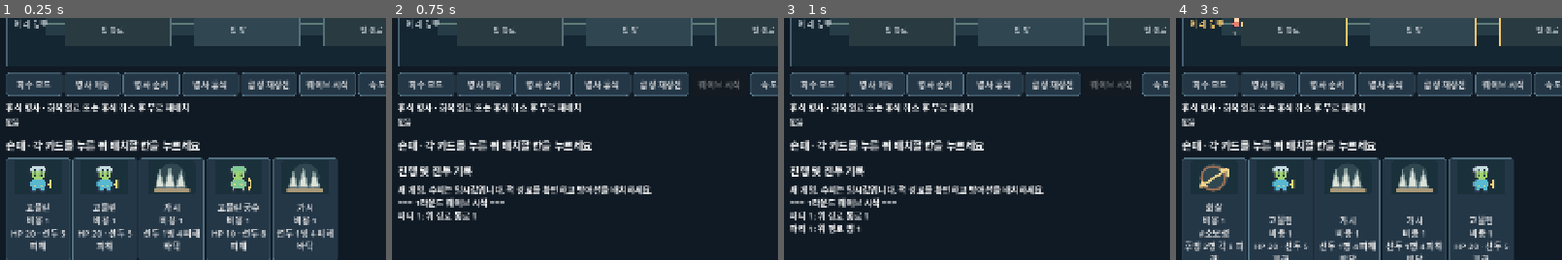
Above: before the commit, frames 1-4 (left to right).
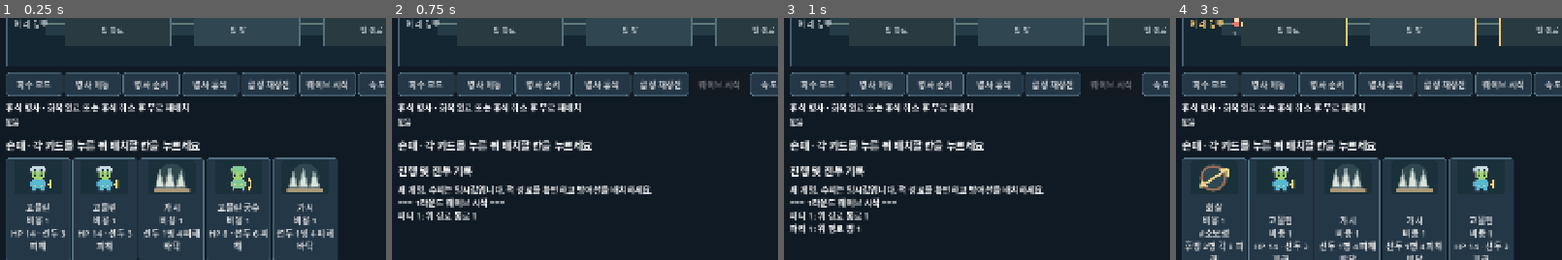
Above: after the commit, the same moments.

Repository: m16sk69-byte/DECK-BUILDING
Game: Godot game, scene res://main.tscn
Same seed, same stepped clock (60 frames per second), same inputs: the game is played once before the commit and once after it.
Inputs:
- Up to frame 1 (0.25 s): no input
- Up to frame 2 (0.75 s): click "웨이브 시작" at 0.5 s
- Up to frame 3 (1 s): no input
- Up to frame 4 (3 s): click "새 게임" at 1.25 s; click "웨이브 시작" at 2 s; click "새 게임" at 2.75 s
The pictures show only the part of the screen within x 0-50%, y 50-100%; the shares and areas given below are measured in that part.

The runs differ from the first frame. In frame 1, 0.6% of the frame differs, in the area x 6-70%, y 87-97%; in frame 2, nothing differs; in frame 3, nothing differs; in frame 4, less than 0.1%.

Commit message:
Rebalance goblins and remove test archer card

Diff:
--- a/check_prototype.gd
+++ b/check_prototype.gd
@@ -11,9 +11,9 @@
 	assert(game.hand.size() == 5)
 	assert(game.deck.size() == 10)
 	assert(game.gold == 30)
-	assert(game.card_icons.size() == 10 and game.music_player.stream != null)
-	assert(game.CARDS["고블린"].hp == 20 and game.CARDS["고블린"].attack == 5 and game.CARDS["고블린"].cost == 1)
-	assert(game.CARDS["고블린 궁수"].hp == 10 and game.CARDS["고블린 궁수"].attack == 8 and game.CARDS["고블린 궁수"].cost == 1)
+	assert(game.card_icons.size() == 9 and game.music_player.stream != null)
+	assert(game.CARDS["고블린"].hp == 14 and game.CARDS["고블린"].attack == 3 and game.CARDS["고블린"].cost == 1)
+	assert(game.CARDS["고블린 궁수"].hp == 8 and game.CARDS["고블린 궁수"].attack == 6 and game.CARDS["고블린 궁수"].cost == 1)
 	assert(game.CARDS["오크"].hp == 30 and game.CARDS["오크"].attack == 5 and game.CARDS["오크"].cost == 2 and game.CARDS["오크"].front_only)
 	game._toggle_music()
 	assert(not game.music_enabled)
@@ -178,7 +178,7 @@
 	game._new_game()
 	game.lanes[0].rooms[0].append_array([{"name":"고블린", "hp":20, "max_hp":20}, {"name":"고블린", "hp":20, "max_hp":20}])
 	game.log_lines.clear()
-	game._fight({"lane":0, "units":[{"name":"적", "hp":10, "attack":99}]}, 0)
+	game._fight({"lane":0, "units":[{"name":"적", "hp":6, "attack":99}]}, 0)
 	assert(game.lanes[0].rooms[0].size() == 2)
 	assert(not game.log_lines.any(func(line): return line.begins_with("적 →")))
 	# The swordsman gains +5 before attacks 2, 4 and 6, retaining the bonus.
@@ -247,7 +247,7 @@
 	assert(game.reserves.is_empty() and survivor.hp == 13)
 	game._set_mode("rest")
 	game._soldier_pressed(1, 0, 0)
-	var nearly_full = {"name":"궁수", "hp":15, "max_hp":16, "placed_round":1}
+	var nearly_full = {"name":"마법사", "hp":13, "max_hp":14, "placed_round":1}
 	game.reserves.append({"soldier":nearly_full, "ready_round":3, "healed":false})
 	game.speed = 0.001
 	game.parties = [{"lane":0, "units":[{"name":"적", "hp":1, "attack":1}], "pos":-1, "done":false}]
@@ -255,7 +255,7 @@
 	game._start_wave()
 	while game.phase == "웨이브": await create_timer(0.01).timeout
 	assert(game.phase == "이벤트" and game.reserves[0].healed and survivor.hp == 21)
-	assert(game.reserves[1].healed and nearly_full.hp == 16)
+	assert(game.reserves[1].healed and nearly_full.hp == 14)
 	assert(game.lanes[1].rooms[0].is_empty() and game.deck.size() == before)
 	game._choose_event("leave")
 	assert(game.round_number == 3)
@@ -298,7 +298,7 @@
 	game.parties = [{"lane":0, "units":[{"name":"적", "hp":10, "max_hp":10, "attack":1}], "pos":-1, "done":false}]
 	game._start_wave()
 	while game.phase == "웨이브": await create_timer(0.01).timeout
-	assert(game.round_number == 2 and game.lanes[0].rooms[0][0].hp == 23)
+	assert(game.round_number == 2 and game.lanes[0].rooms[0][0].hp == 21)
 	# Starting a new game during the animated fight must cancel the old wave.
 	game._new_game()
 	game.speed = 0.02
@@ -458,6 +458,7 @@
 	var size_before_transform: int = game.deck.size()
 	game.card_defs["시험 키메라"] = game.card_defs["고블린"].duplicate(true)
 	assert(game._card_transform_candidates(old_name).has("시험 키메라"))
+	assert(not game.CARDS.has("궁수") and not game._card_transform_candidates(old_name).has("궁수"))
 	game.card_defs.erase("시험 키메라")
 	game._start_card_event()
 	game._select_event_card(old_id)
@@ -470,28 +471,28 @@
 	assert(not game._eligible_events(game.round_number).has(game.MADNESS_EVENT))
 	game.round_number = 10
 	assert(game._eligible_events(game.round_number).has(game.MADNESS_EVENT))
-	var field_soldier := {"name":"고블린", "hp":13, "max_hp":20}
-	var resting_soldier := {"name":"고블린 궁수", "hp":3, "max_hp":10}
+	var field_soldier := {"name":"고블린", "hp":13, "max_hp":14}
+	var resting_soldier := {"name":"고블린 궁수", "hp":3, "max_hp":8}
 	game.lanes[0].rooms[0].append(field_soldier)
 	game.reserves.append({"soldier":resting_soldier, "ready_round":11, "healed":false})
 	game._gain_madness_relic()
-	assert(field_soldier.hp == 10 and field_soldier.max_hp == 10)
-	assert(resting_soldier.hp == 3 and resting_soldier.max_hp == 5)
-	assert(game._soldier_stats("고블린").hp == 10 and game._soldier_stats("고블린").attack == 15)
+	assert(field_soldier.hp == 7 and field_soldier.max_hp == 7)
+	assert(resting_soldier.hp == 3 and resting_soldier.max_hp == 4)
+	assert(game._soldier_stats("고블린").hp == 7 and game._soldier_stats("고블린").attack == 10)
 	game._gain_madness_relic()
-	assert(field_soldier.max_hp == 10)
+	assert(field_soldier.max_hp == 7)
 	game.log_lines.clear()
 	game._fight({"lane":0, "units":[{"name":"적", "hp":16, "attack":0}]}, 0)
-	assert(game.log_lines.any(func(line): return line.begins_with("고블린 → 적 15 피해")))
+	assert(game.log_lines.any(func(line): return line.begins_with("고블린 → 적 10 피해")))
 	game._add_card("고블린")
 	var new_soldier_card: Dictionary = game.deck[-1]
 	game.discard_pile.erase(new_soldier_card)
 	game.hand.append(new_soldier_card)
 	game._select_card(game.hand.find(new_soldier_card))
 	game._slot_pressed(1, 0, true)
-	assert(game.lanes[1].rooms[0][0].max_hp == 10)
+	assert(game.lanes[1].rooms[0][0].max_hp == 7)
 	game.card_defs["고블린"].hp = 15
-	assert(game._soldier_stats("고블린").hp == 8 and game._soldier_stats("고블린").attack == 12)
+	assert(game._soldier_stats("고블린").hp == 8 and game._soldier_stats("고블린").attack == 10)
 	# The boss relic changes maximum cost and the next round's draw.
 	game._new_game()
 	game._discard_hand()
@@ -558,6 +559,7 @@
 	# Poison hits before actions; bleed adds damage without recursively triggering itself.
 	game._new_game()
 	game.card_defs["상태이상 병사"] = game.card_defs["고블린"].duplicate(true)
+	game.card_defs["상태이상 병사"]["attack"] = 5
 	game.card_defs["상태이상 병사"]["poison"] = 5
 	game.card_defs["상태이상 병사"]["bleed"] = 3
 	var status_ally := {"name":"상태이상 병사", "hp":20, "max_hp":20}
@@ -576,6 +578,7 @@
 	assert(stacking_enemy.hp == 71 and stacking_enemy.poison == 10 and stacking_enemy.bleed == 6)
 	game._new_game()
 	game.card_defs["독 병사"] = game.card_defs["고블린"].duplicate(true)
+	game.card_defs["독 병사"]["attack"] = 5
 	game.card_defs["독 병사"]["poison"] = 5
 	var poison_ally := {"name":"독 병사", "hp":20, "max_hp":20}
 	var poison_enemy := {"name":"적", "hp":10, "attack":99}
--- a/main.gd
+++ b/main.gd
@@ -5,12 +5,11 @@
 	"가시": {"type":"trap", "slot":"바닥", "cost":1, "damage":4, "consumable":false, "description":"선두 1명 4 피해"},
 	"화살": {"type":"trap", "slot":"벽", "cost":1, "damage":8, "consumable":true, "description":"#소모성\n후방 2명 각 8 피해"},
 	"낙석": {"type":"trap", "slot":"천장", "cost":2, "damage":8, "consumable":true, "description":"#소모성\n적 전체 각 8 피해"},
-	"고블린": {"type":"soldier", "cost":1, "hp":20, "attack":5, "description":"HP 20 · 선두 5 피해"},
-	"고블린 궁수": {"type":"soldier", "cost":1, "hp":10, "attack":8, "description":"HP 10 · 선두 8 피해"},
+	"고블린": {"type":"soldier", "cost":1, "hp":14, "attack":3, "description":"HP 14 · 선두 3 피해"},
+	"고블린 궁수": {"type":"soldier", "cost":1, "hp":8, "attack":6, "description":"HP 8 · 선두 6 피해"},
 	"언데드 골렘": {"type":"soldier", "cost":3, "hp":30, "attack":4, "regen":10, "description":"HP 30 · 공격 4\n#재생10"},
 	"오크": {"type":"soldier", "cost":2, "hp":30, "attack":5, "front_only":true, "description":"HP 30 · 공격 5\n선두 고정"},
 	"녹티스": {"type":"soldier", "cost":2, "hp":20, "attack":8, "unique":true, "lifesteal":3, "description":"HP 20 · 공격 8\n#고유 #흡혈3"},
-	"궁수": {"type":"soldier", "cost":1, "hp":16, "attack":7, "description":"HP 16 · 선두 7 피해"},
 	"마법사": {"type":"soldier", "cost":2, "hp":14, "attack":4, "area_attack":true, "description":"HP 14 · 전체 4 피해"},
 }
 const ENEMY_TYPES = {
@@ -100,7 +99,7 @@
 		if image.load_svg_from_string(svg) == OK:
 			card_icons[card_name] = ImageTexture.create_from_image(image)
 	var pixel_art = preload("res://pixel_characters.gd")
-	for kind in ["궁수", "마법사", "고블린", "고블린 궁수", "언데드 골렘", "오크", "녹티스"]:
+	for kind in ["마법사", "고블린", "고블린 궁수", "언데드 골렘", "오크", "녹티스"]:
 		card_icons[kind] = pixel_art.make_card(kind)
 		sprite_icons[kind] = pixel_art.make_sprite(kind)
 	for kind in ["도적", "방패병", "저격수", "기사", "동국의 검사", "보스"]:
Not shown, changed: CLOUD_HANDOFF.md
Not shown, changed: GAME_DESIGN.md
